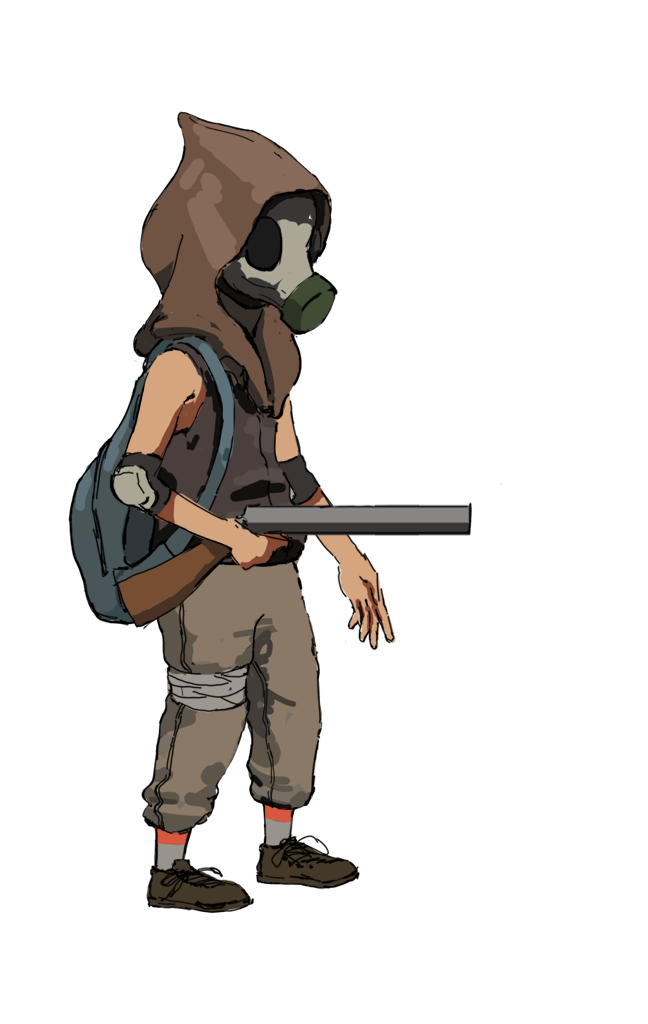
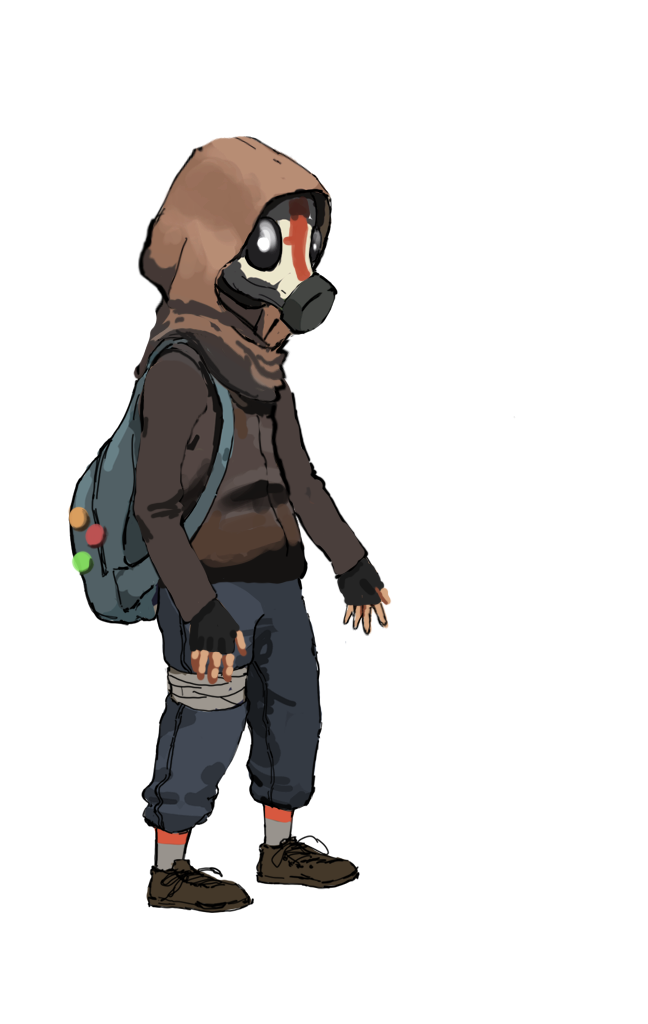
Comparing the layer stacks of the two 648 x 1024 images. Changes:
painted on "braço direito" over [109, 351, 516, 686]
painted on "tronco" over [68, 111, 336, 623]
painted on "perna direita" over [67, 500, 264, 834]
painted on "perna esquerda" over [212, 524, 347, 812]
painted on "braço esquerdo" over [245, 364, 396, 651]
painted on "quadril" over [151, 536, 302, 611]
